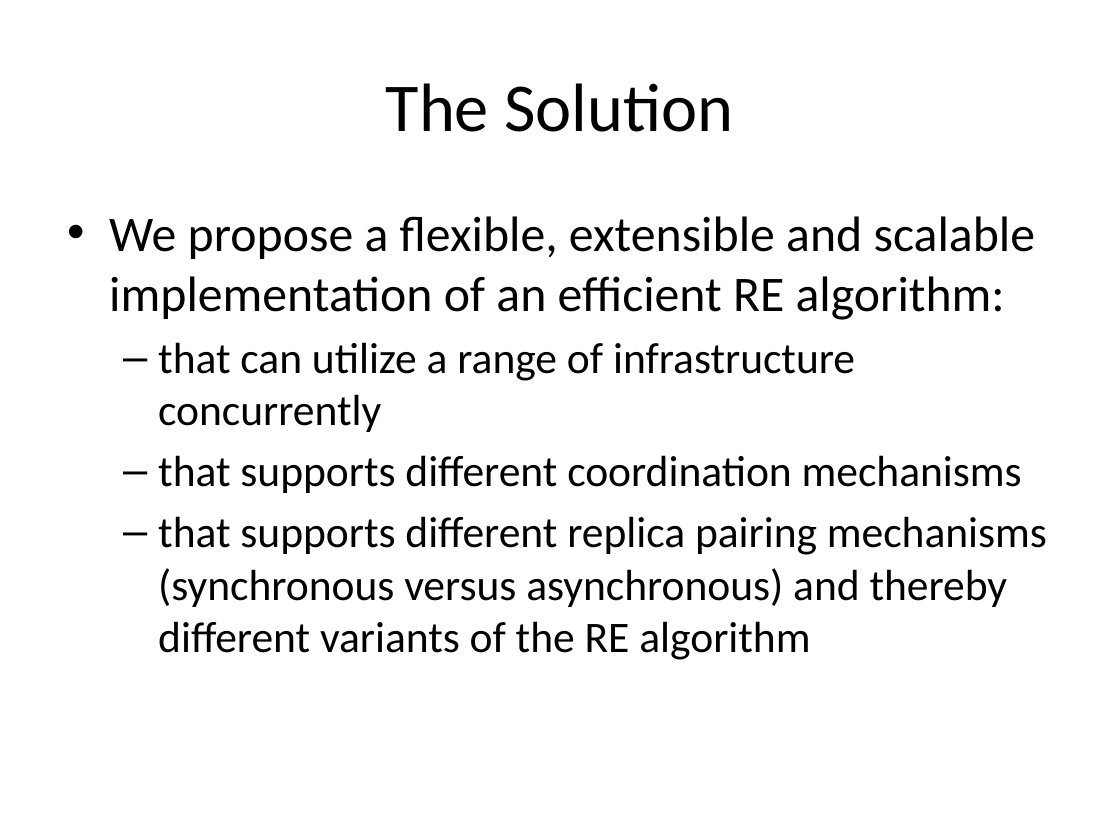
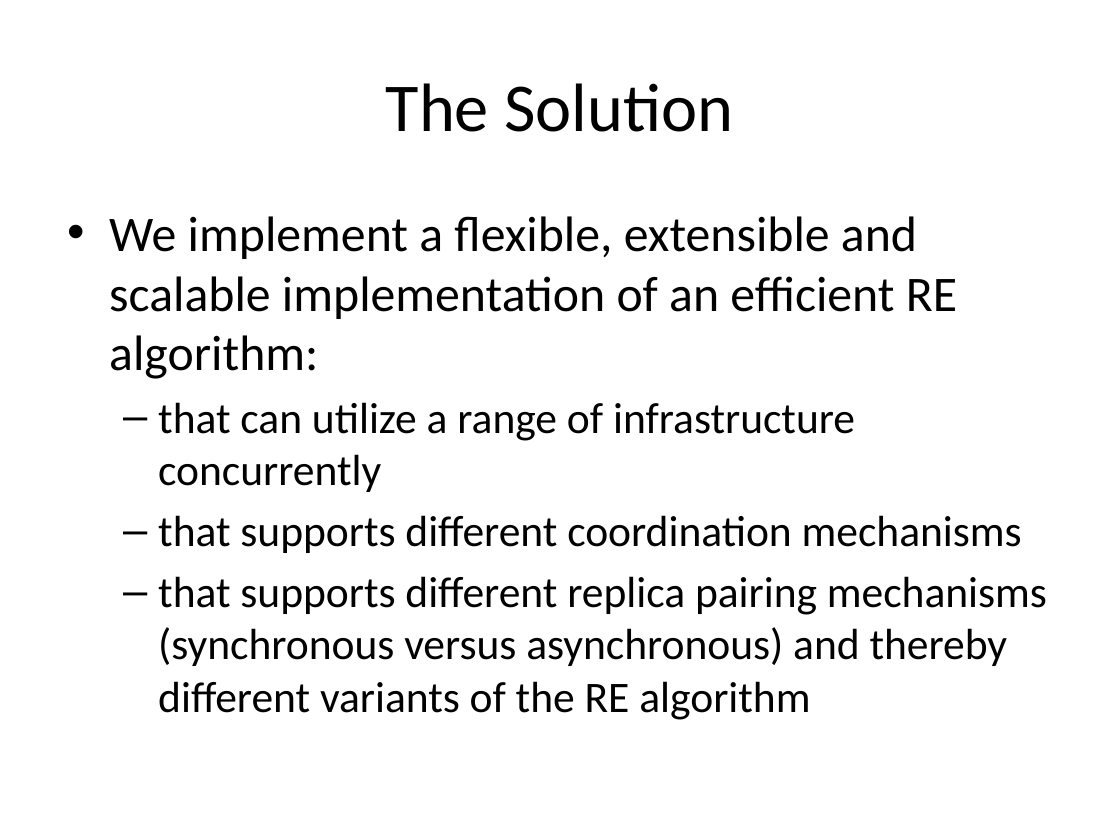
Before and after one commit to saga-project/saga-cpp-legacy-projects, a slide deck: slide 4 of papers/async-re/data/RE.pptx. Drawn at 1120x840 pixels with LibreOffice and Linux fonts; fonts in the diff are those of the drawing. Boxes give left, top, right and bottom in pixels: in the first picture for what was removed or moved away, otherwise in the second. Text is boxed around its words. In the diff, an @@ line names an element or a change of style, - is before the commit and + after.

```diff
--- a/papers/async-re/data/RE.pptx
+++ b/papers/async-re/data/RE.pptx
@@ text at <box>109,216,957,379</box>: text changed @@
-• We propose a flexible, extensible and scalable implementation of an efficient RE algorithm:
+• We implement a flexible, extensible and scalable implementation of an efficient RE algorithm:
```
Also in this commit, not shown: 8 other slides changed, 4 slides added, 1 slide removed, 3 other files.
